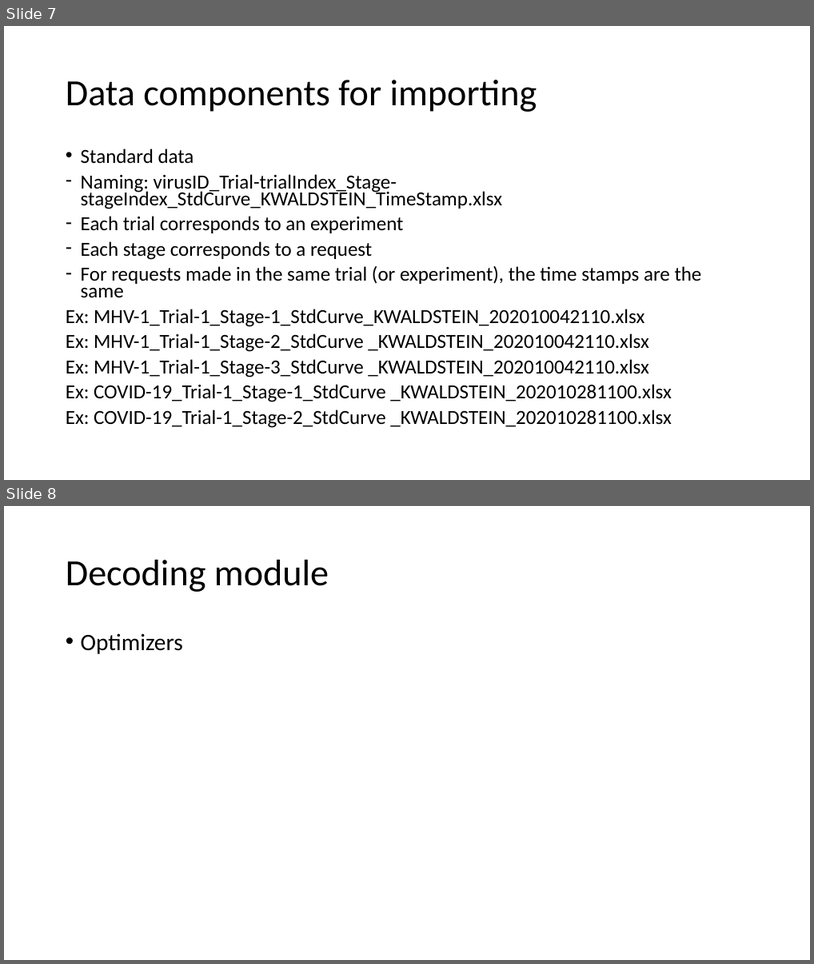
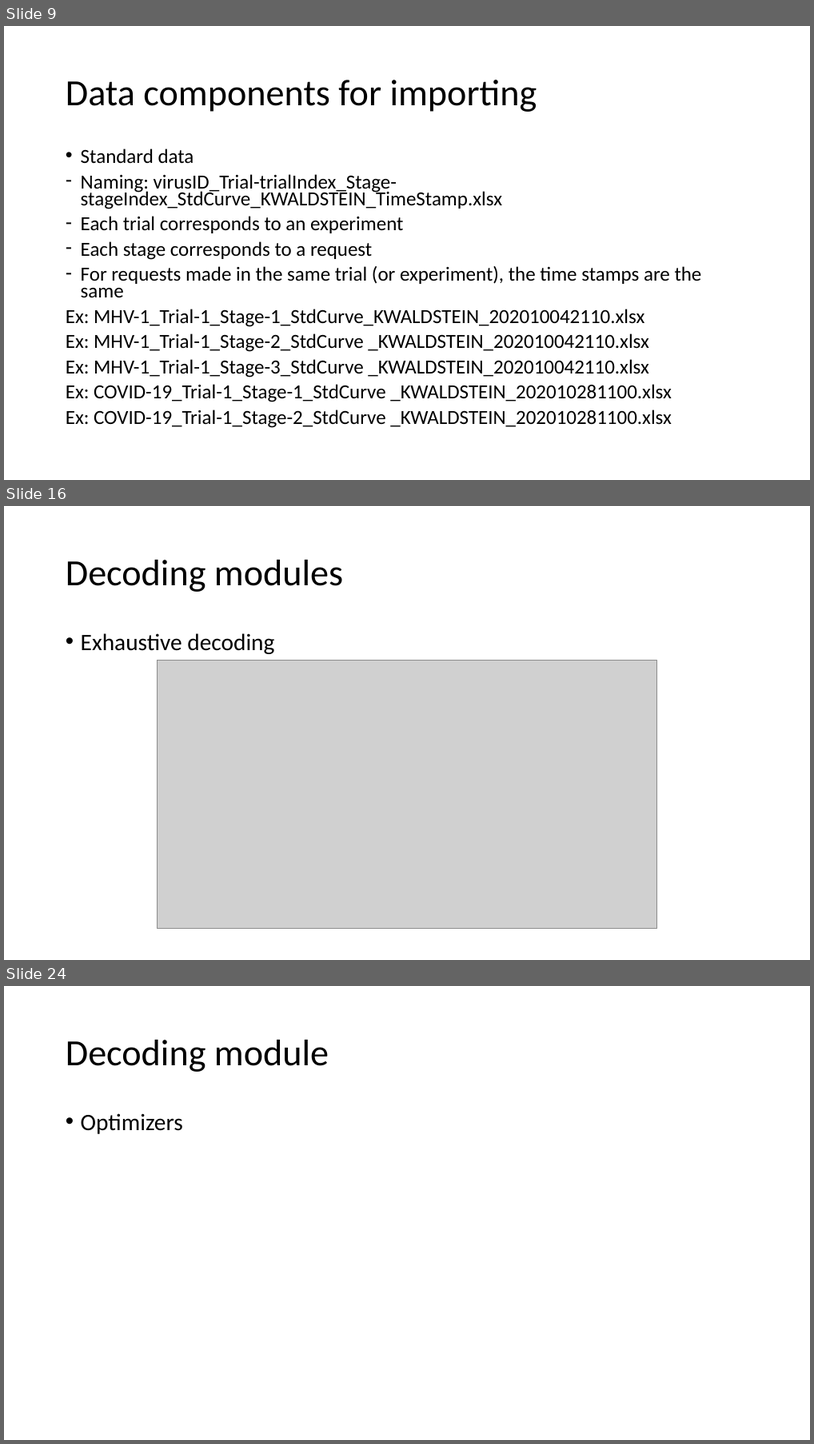
Before and after one commit to JAMES-YI/00_CS_Virus_Testing, a slide deck: 00_System_Architectures_JYI_20201122.pptx. Shown one above the other, each under a label of ours: slides 7 and 8 before the commit, slides 9, 16 and 24 after it; the slides between them are not shown. The pictures are 814x964 and 814x1444 pixels, drawn with LibreOffice and Linux fonts; fonts in the diff are those of the drawing; grey boxes stand for pictures. Boxes give left, top, right and bottom in pixels: in the first picture for what was removed or moved away, otherwise in the second. Text is boxed around its words. In the diff, an @@ line names an element or a change of style, - is before the commit and + after.

```diff
--- a/00_System_Architectures_JYI_20201122.pptx
+++ b/00_System_Architectures_JYI_20201122.pptx
@@ slide 16 added at [4,506,810,960], background #FFFFFF @@
@@ title added at [66,560,343,592], 44 pt, text #000000 @@
+Decoding modules
@@ text added at [81,633,274,654], 28 pt, text #000000 @@
+• Exhaustive decoding
@@ picture added at [158,660,658,928] @@
@@ what was slide 7 is now slide 9 @@
@@ what was slide 8 is now slide 24 @@
```
Also in this commit, not shown: 15 other slides added, 52 other files.
